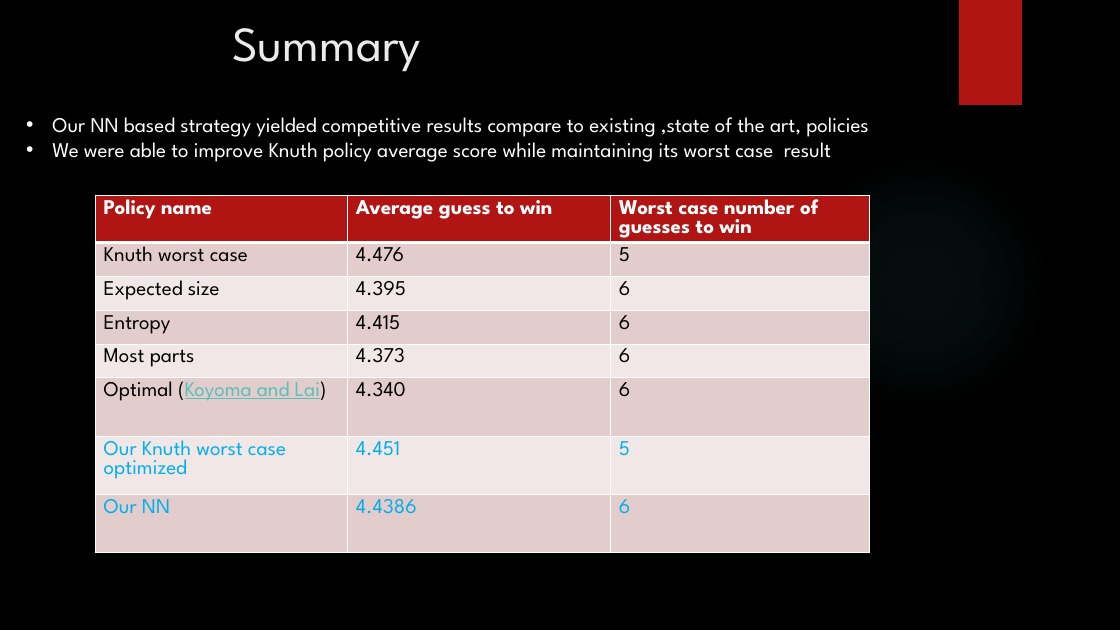
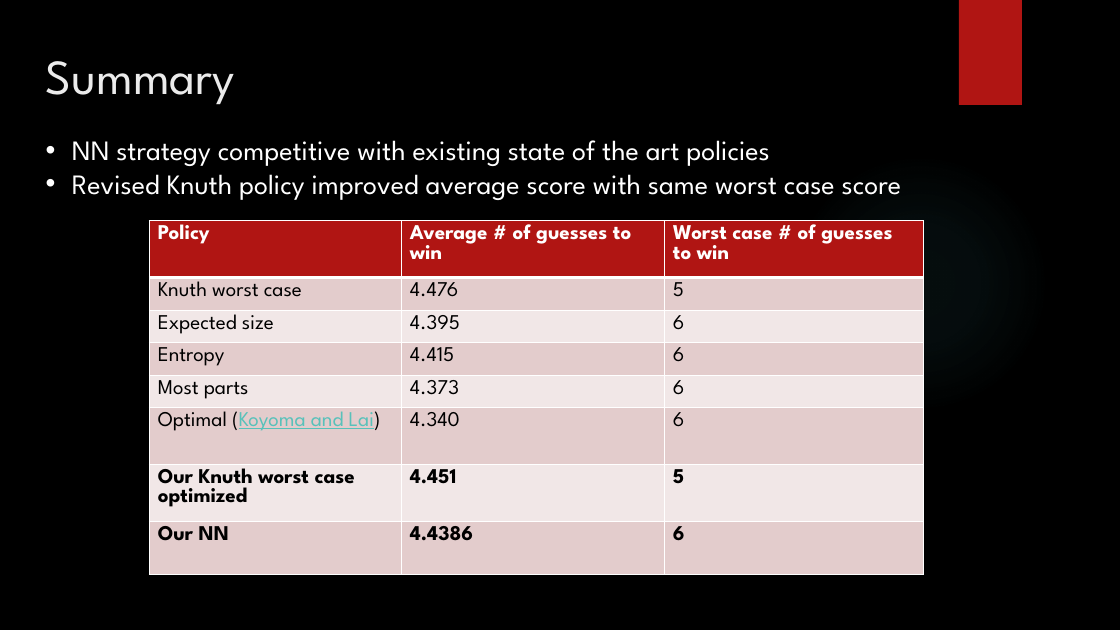
Before and after one commit to gilsh2/final_ai_project, a slide deck: slide 18 of ai_final_project_mastermind.pptx (slide 15 before the commit). Drawn at 1120x630 pixels with LibreOffice and Linux fonts; fonts in the diff are those of the drawing; background and template pictures are left out. Boxes give left, top, right and bottom in pixels: in the first picture for what was removed or moved away, otherwise in the second. Text is boxed around its words. In the diff, an @@ line names an element or a change of style, - is before the commit and + after.

```diff
--- a/ai_final_project_mastermind.pptx
+++ b/ai_final_project_mastermind.pptx
@@ text "Summary": place and size @@
-text "Summary" at box(232, 28, 421, 72)
+text "Summary" at box(46, 61, 235, 105)
@@ text at box(72, 140, 901, 200): text changed; size 18 to 24 pt @@
-• Our NN based strategy yielded competitive results compare to existing ,state of the art, policies
-• We were able to improve Knuth policy average score while maintaining its worst case result
+• NN strategy competitive with existing state of the art policies
+• Revised Knuth policy improved average score with same worst case score
@@ table at box(150, 221, 923, 585) @@
-row 1: Policy name | Average guess to win | Worst case number of guesses to win
+row 1: Policy | Average # of guesses to win | Worst case # of guesses to win
@@ text colour #00B0F0 to #000000, bold on in "Our Knuth worst case optimized", "4.451", "5", "Our NN" and 2 more places @@
@@ table: place and size @@
-table at box(96, 196, 870, 566)
+table at box(150, 221, 923, 585)
```
Also in this commit, not shown: 14 other slides changed, 4 slides added, 1 other file.
